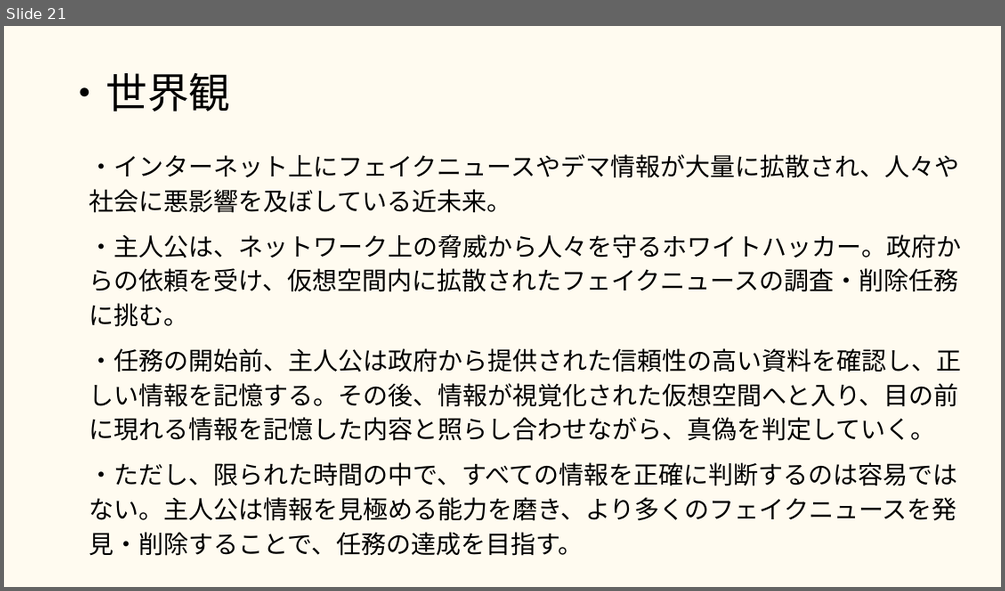
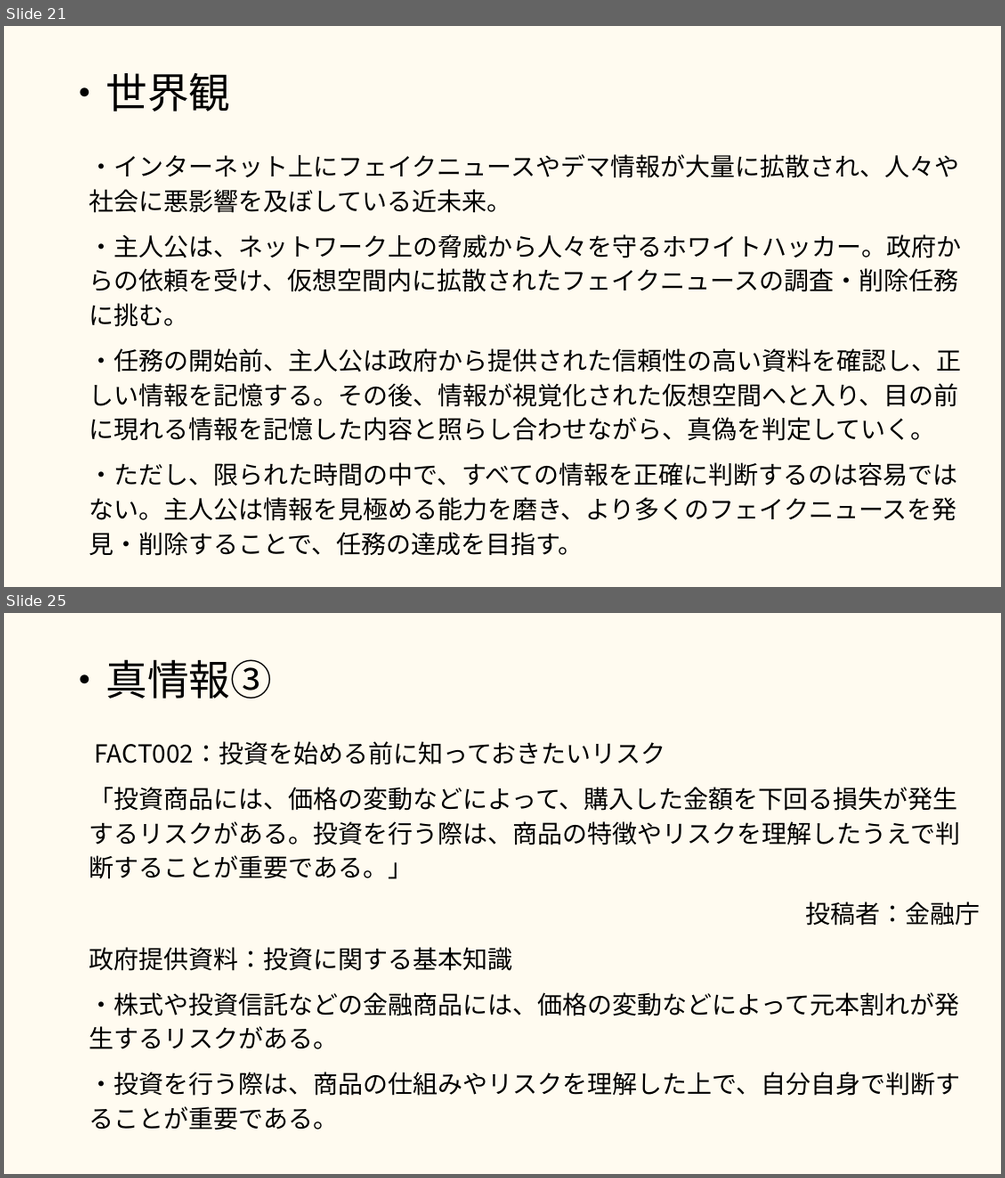
Before and after one commit to 2025Game/10Miyachi, a slide deck: 3DLv3/Plan/嘘情報× 仕様書.pptx. Shown one above the other, each under a label of ours: slide 21 before the commit, slides 21 and 25 after it; the slides between them are not shown. The pictures are 1005x591 and 1005x1178 pixels, drawn with LibreOffice and Linux fonts; fonts in the diff are those of the drawing. Boxes give left, top, right and bottom in pixels: in the first picture for what was removed or moved away, otherwise in the second. Text is boxed around its words. In the diff, an @@ line names an element or a change of style, - is before the commit and + after.

```diff
--- a/3DLv3/Plan/嘘情報× 仕様書.pptx
+++ b/3DLv3/Plan/嘘情報× 仕様書.pptx
@@ slide 25 added at bbox=[4, 613, 1001, 1174], background #FFFBF0 @@
@@ title added at bbox=[65, 659, 272, 698], 30 pt, text #000000 @@
+・真情報③
@@ text added at bbox=[89, 741, 980, 1129], 18 pt, text #000000 @@
+FACT002：投資を始める前に知っておきたいリスク
+「投資商品には、価格の変動などによって、購入した金額を下回る損失が発生するリスクがある。投資を行う際は、商品の特徴やリスクを理解したうえで判断することが重要である。」
+投稿者：金融庁
+政府提供資料：投資に関する基本知識
+・株式や投資信託などの金融商品には、価格の変動などによって元本割れが発生するリスクがある。
+・投資を行う際は、商品の仕組みやリスクを理解した上で、自分自身で判断することが重要である。
```
Also in this commit, not shown: 6 slides changed, 1 other slide added, 1 other file.
